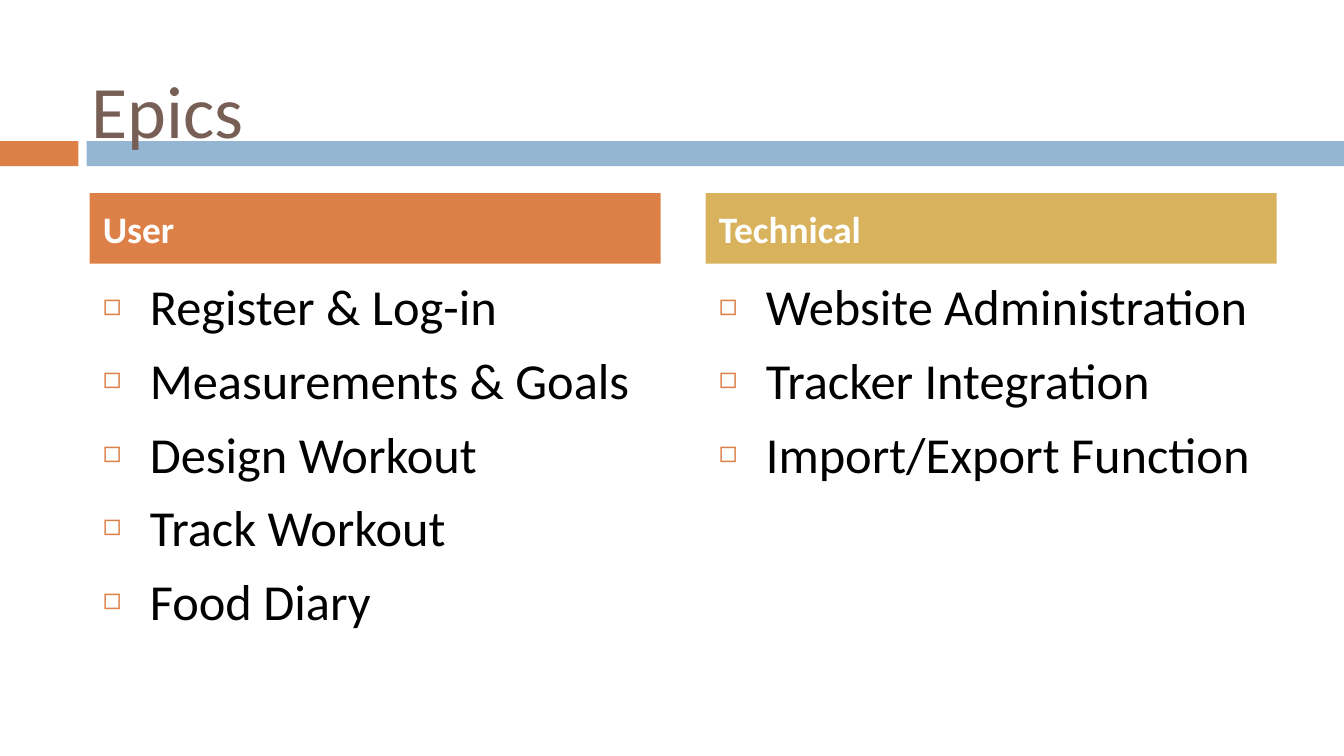
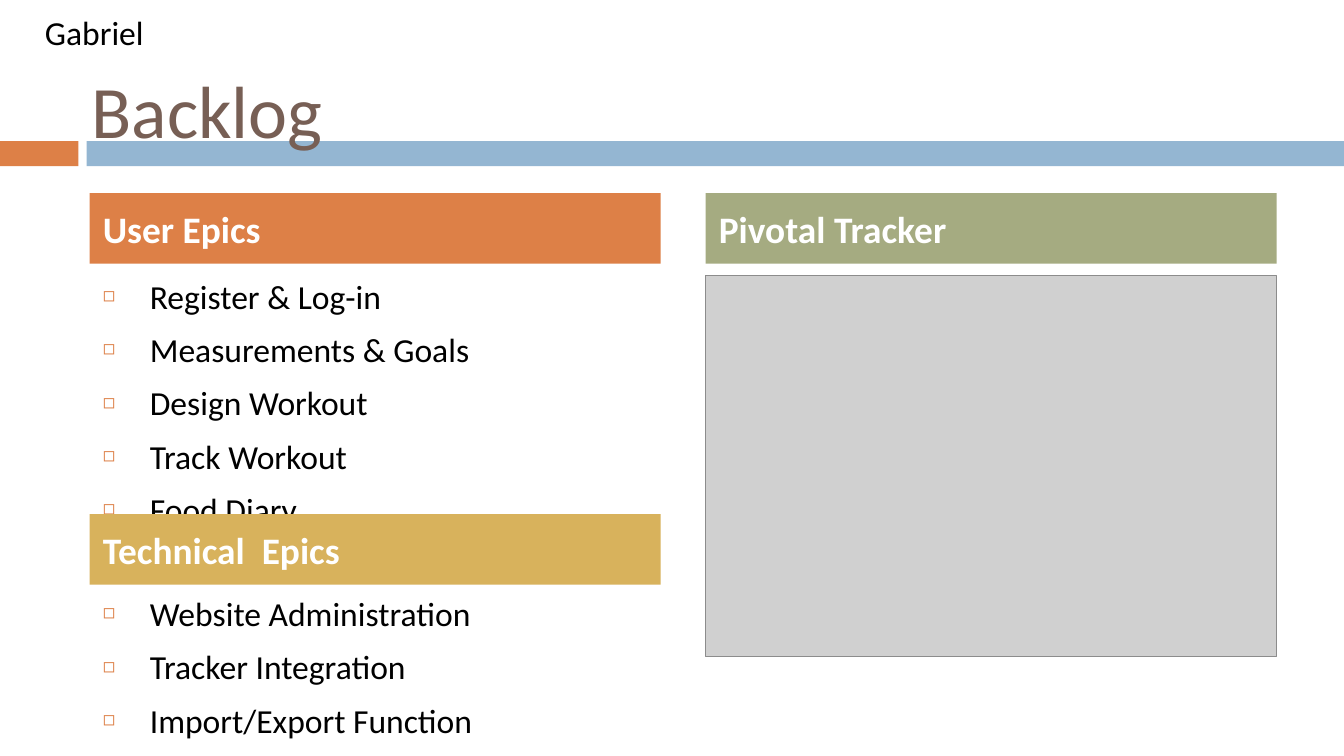
Before and after one commit to gvaccaro21/CS633---Term-Project, a slide deck: slide 11 of Final Presenation/CS_633_Zac3_term_project_report_FINAL_draft.pptx (slide 19 before the commit). Drawn at 1344x756 pixels with LibreOffice and Linux fonts; fonts in the diff are those of the drawing; grey boxes stand for pictures; background and template pictures are left out. Boxes give left, top, right and bottom in pixels: in the first picture for what was removed or moved away, otherwise in the second. Text is boxed around its words. In the diff, an @@ line names an element or a change of style, - is before the commit and + after.

```diff
--- a/Final Presenation/CS_633_Zac3_term_project_report_FINAL_draft.pptx
+++ b/Final Presenation/CS_633_Zac3_term_project_report_FINAL_draft.pptx
@@ text added at [45, 21, 144, 46], 18 pt, text #000000 @@
+Gabriel
@@ title at [92, 86, 323, 155]: text changed @@
-Epics
+Backlog
@@ rectangle added at [706, 194, 1277, 265], fill #A5AB81, 20 pt, text #FFFFFF, bold @@
+Pivotal Tracker
@@ text at [103, 217, 261, 249]: text changed @@
-User
+User Epics
@@ text "Register & Log-in" at [150, 286, 469, 514]: size 27 to 18 pt @@
@@ picture added at [706, 276, 1277, 657] @@
@@ text "Technical Epics": place and size @@
-text "Technical Epics" at [706, 194, 1277, 265]
+text "Technical Epics" at [90, 515, 661, 586]
@@ text at [103, 538, 340, 570]: text changed @@
-Technical
+Technical Epics
@@ text "Website Administration" at [150, 602, 472, 739]: size 27 to 18 pt @@
@@ text "Website Administration": place and size @@
-text "Website Administration" at [766, 290, 1250, 481]
+text "Website Administration" at [150, 602, 472, 739]
```
Also in this commit, not shown: 32 other slides changed, 6 slides added, 3 slides removed.
